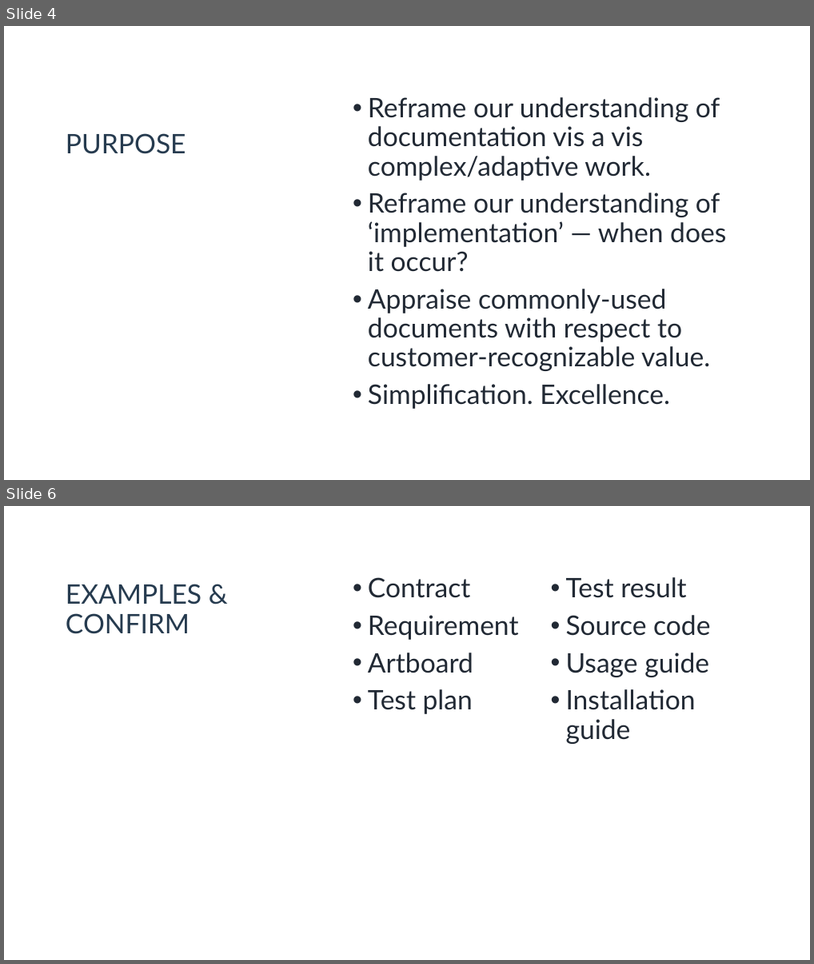
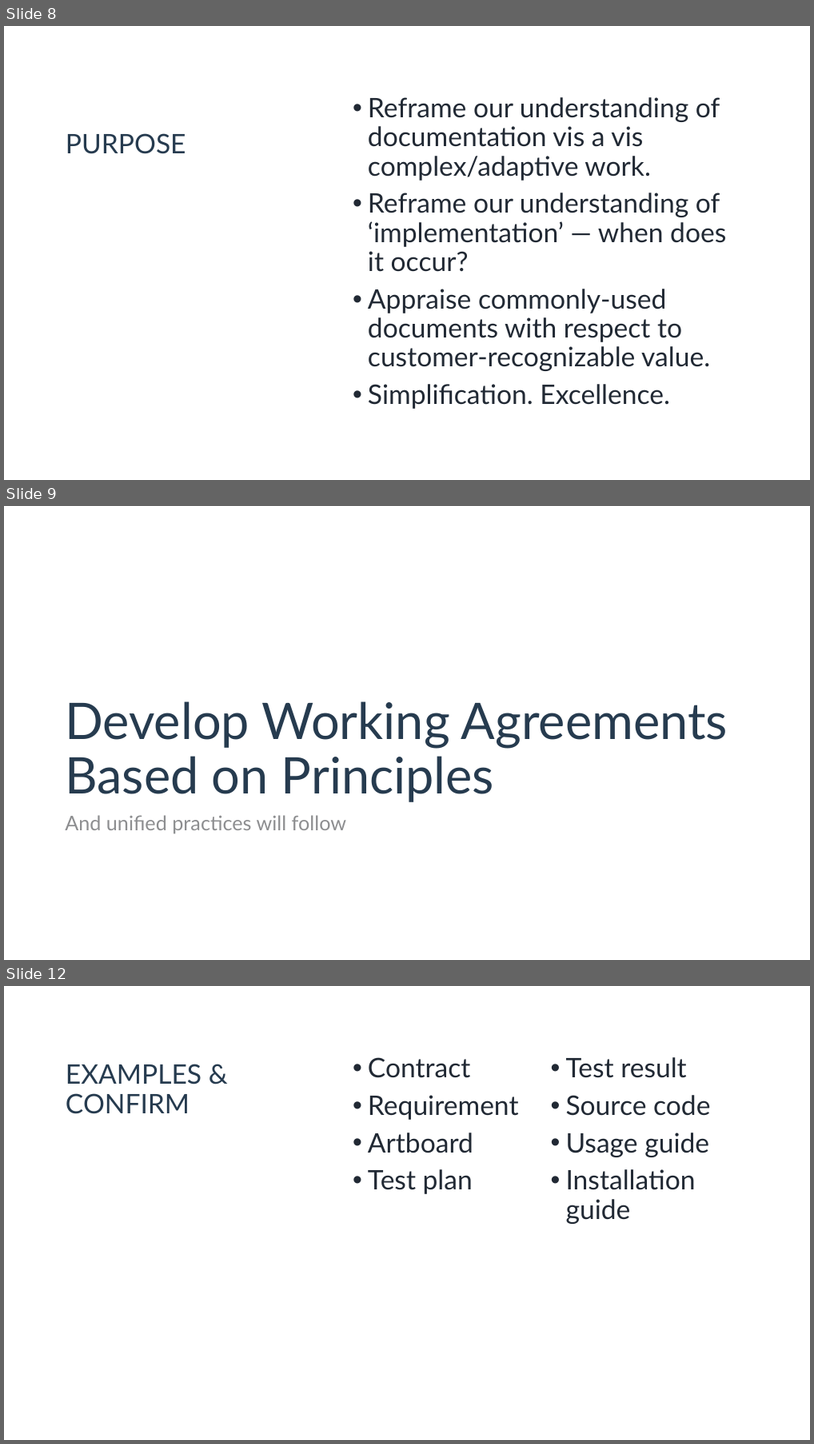
Before and after one commit to DavidSabine/The-Art-of-Agile-Product-Documentation, a slide deck: assets/The Art of Agile Documentation — Presentation — by David Sabine.pptx. Shown one above the other, each under a label of ours: slides 4 and 6 before the commit, slides 8, 9 and 12 after it; the slides between them are not shown. The pictures are 814x964 and 814x1444 pixels, drawn with LibreOffice and Linux fonts; fonts in the diff are those of the drawing; background and template pictures are left out. Boxes give left, top, right and bottom in pixels: in the first picture for what was removed or moved away, otherwise in the second. Text is boxed around its words. In the diff, an @@ line names an element or a change of style, - is before the commit and + after.

```diff
--- a/assets/The Art of Agile Documentation — Presentation — by David Sabine.pptx
+++ b/assets/The Art of Agile Documentation — Presentation — by David Sabine.pptx
@@ slide 9 added at (4, 506, 810, 960), background #FFFFFF @@
@@ title added at (65, 701, 728, 802), 60 pt, text #263B4F @@
+Develop Working Agreements Based on Principles
@@ text added at (65, 815, 346, 833), 24 pt, text #8D8E90 @@
+And unified practices will follow
@@ what was slide 4 is now slide 8 @@
@@ what was slide 6 is now slide 12 @@
```
Also in this commit, not shown: 5 slides changed, 6 other slides added.
